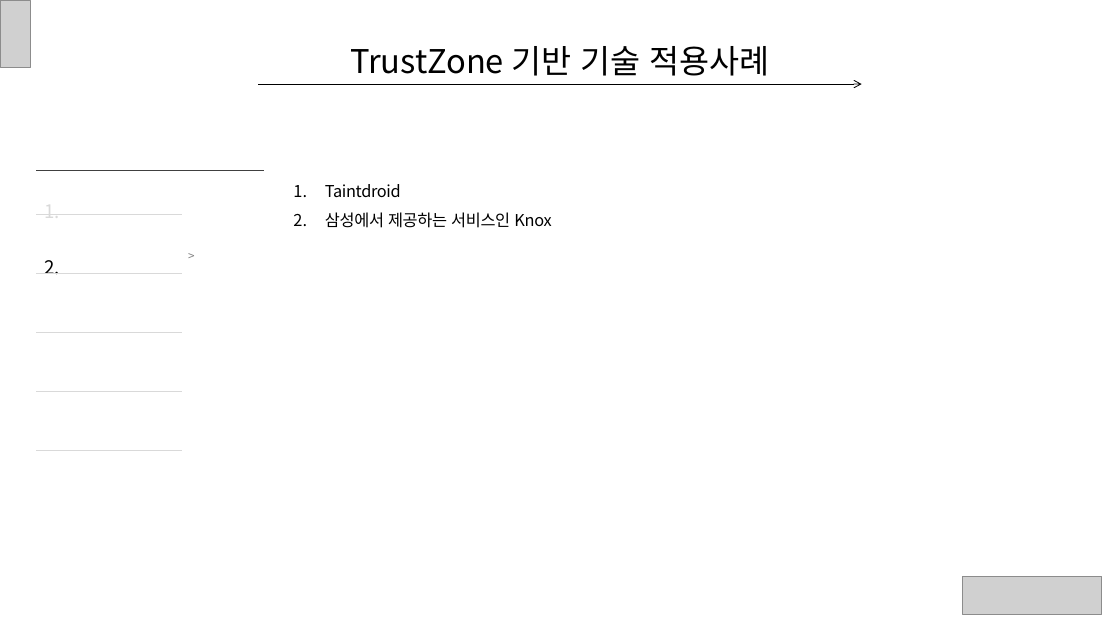
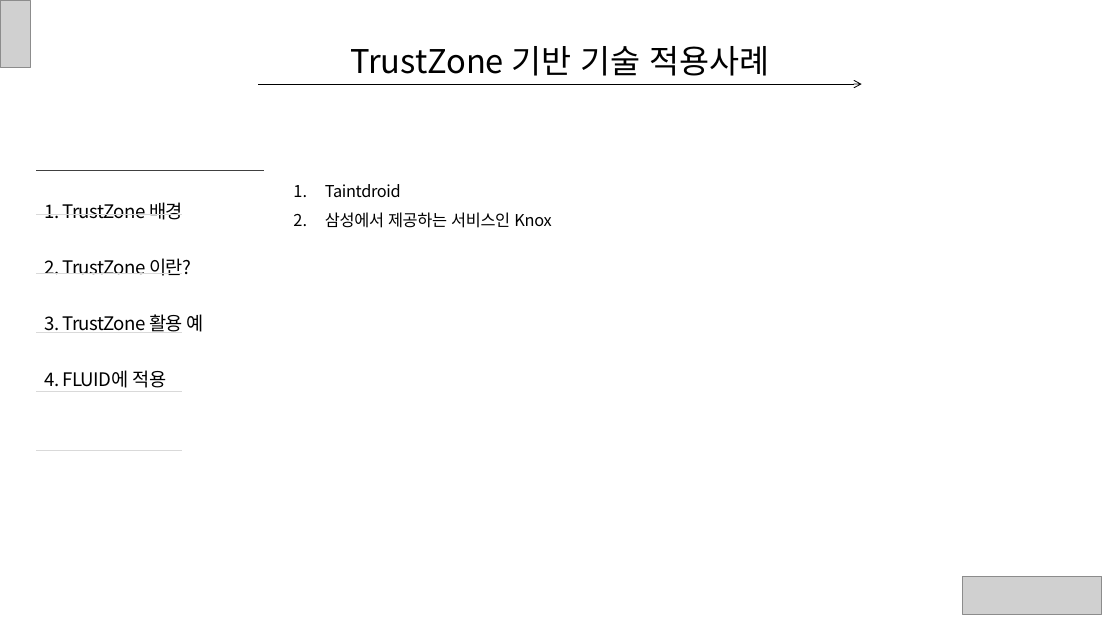
Before and after one commit to ryusangwon/Arm-Trustzone, a slide deck: slide 12 of Trustzone.pptx. Drawn at 1120x630 pixels with LibreOffice and Linux fonts; fonts in the diff are those of the drawing; grey boxes stand for pictures. Boxes give left, top, right and bottom in pixels: in the first picture for what was removed or moved away, otherwise in the second. Text is boxed around its words. In the diff, an @@ line names an element or a change of style, - is before the commit and + after.

```diff
--- a/Trustzone.pptx
+++ b/Trustzone.pptx
@@ text at [45, 202, 204, 388]: text changed @@
-2.
+1. TrustZone 배경
+2. TrustZone 이란?
+3. TrustZone 활용 예
+4. FLUID에 적용
@@ text removed at [180, 238, 325, 358] @@
->
```
Also in this commit, not shown: 6 other slides changed.
